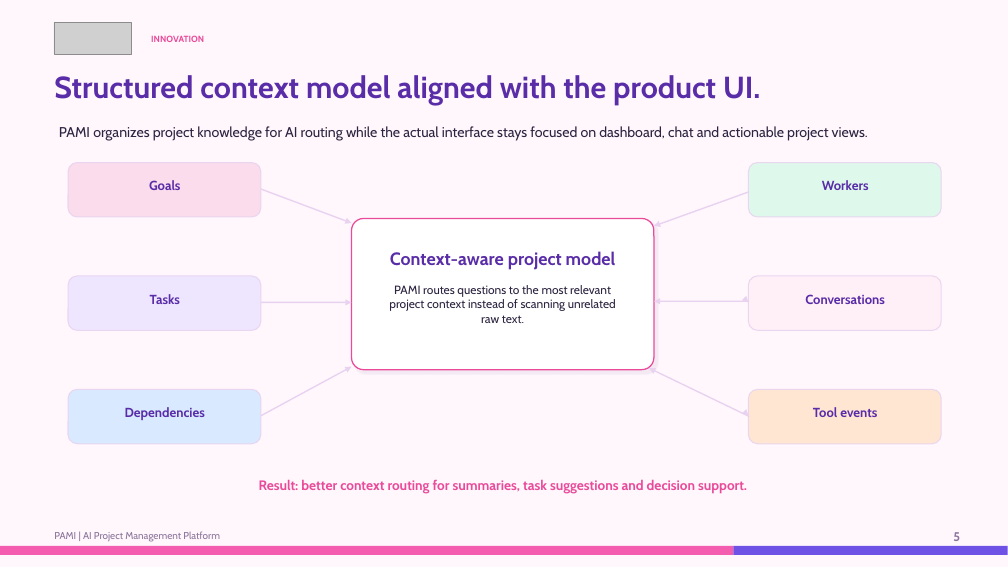
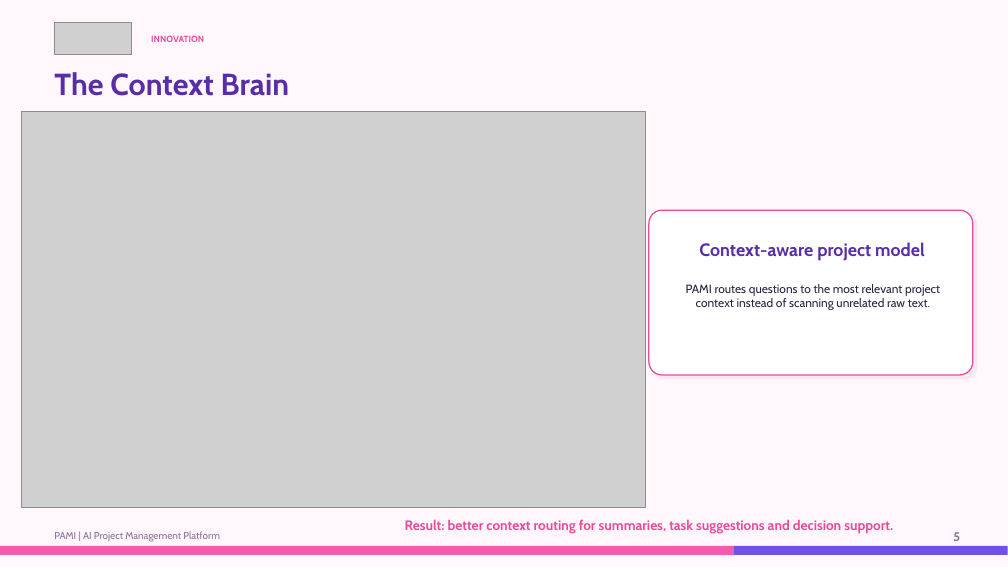
Before and after one commit to OrKeren8/pami, a slide deck: slide 7 of docs/מצגת PAMI.pptx. Drawn at 1008x567 pixels with LibreOffice and Linux fonts; fonts in the diff are those of the drawing; grey boxes stand for pictures. Boxes give left, top, right and bottom in pixels: in the first picture for what was removed or moved away, otherwise in the second. Text is boxed around its words. In the diff, an @@ line names an element or a change of style, - is before the commit and + after.

Commit message:
add pami slide

```diff
--- a/docs/מצגת PAMI.pptx
+++ b/docs/מצגת PAMI.pptx
@@ text at bbox=[54, 72, 289, 96]: text changed @@
-Structured context model aligned with the product UI.
+The Context Brain
@@ picture added at bbox=[21, 112, 646, 507] @@
@@ text removed at bbox=[59, 126, 868, 141] @@
-PAMI organizes project knowledge for AI routing while the actual interface stays focused on dashboard, chat and actionable project views.
@@ rounded rectangle removed at bbox=[68, 163, 261, 217] @@
@@ rounded rectangle removed at bbox=[749, 163, 941, 217] @@
@@ text removed at bbox=[149, 180, 181, 190] @@
-Goals
@@ arrow removed from (261, 189) to (352, 223) @@
@@ arrow removed from (749, 192) to (654, 226) @@
@@ text removed at bbox=[822, 180, 869, 190] @@
-Workers
@@ rounded rectangle: place and size @@
-rounded rectangle at bbox=[352, 219, 654, 370]
+rounded rectangle at bbox=[649, 210, 972, 375]
@@ text "Context-aware project model": place and size @@
-text "Context-aware project model" at bbox=[390, 251, 616, 270]
+text "Context-aware project model" at bbox=[699, 242, 925, 261]
@@ rounded rectangle removed at bbox=[68, 276, 261, 330] @@
@@ text removed at bbox=[150, 294, 181, 304] @@
-Tasks
@@ text "PAMI routes questions to the ..." rewrapped from bbox=[389, 285, 616, 323] to bbox=[686, 284, 940, 310] @@
@@ rounded rectangle removed at bbox=[749, 276, 941, 330] @@
@@ text removed at bbox=[805, 294, 885, 304] @@
-Conversations
@@ arrow removed from (261, 302) to (352, 302) @@
@@ arrow removed from (749, 301) to (654, 301) @@
@@ arrow removed from (749, 302) to (749, 302) @@
@@ rounded rectangle removed at bbox=[68, 389, 261, 444] @@
@@ arrow removed from (261, 416) to (352, 367) @@
@@ arrow removed from (749, 417) to (650, 368) @@
@@ rounded rectangle removed at bbox=[749, 389, 941, 444] @@
@@ text removed at bbox=[125, 407, 205, 420] @@
-Dependencies
@@ arrow removed from (749, 416) to (749, 416) @@
@@ text removed at bbox=[813, 407, 877, 417] @@
-Tool events
@@ text "Result: better context routing for ...": place and size @@
-text "Result: better context routing for ..." at bbox=[259, 479, 747, 494]
+text "Result: better context routing for ..." at bbox=[405, 519, 893, 534]
```
Also in this commit, not shown: 2 other slides changed, 2 slides removed.
